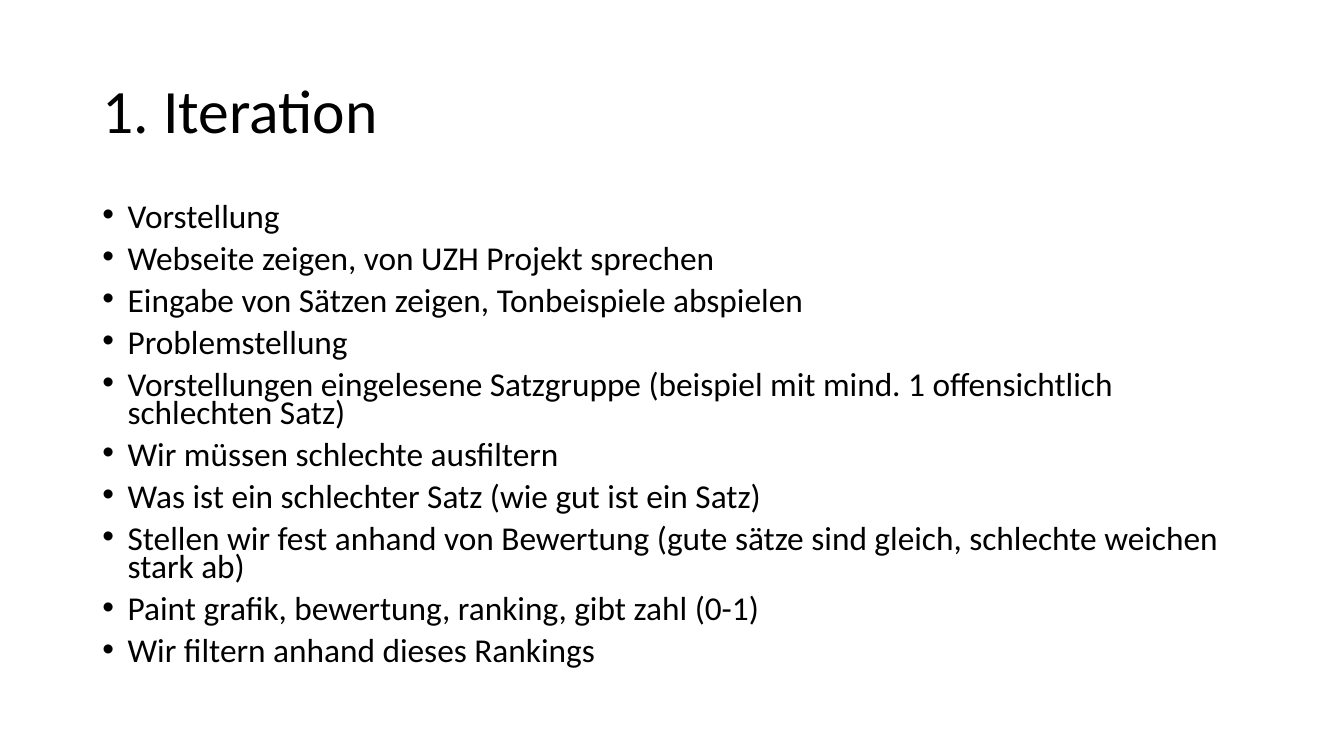
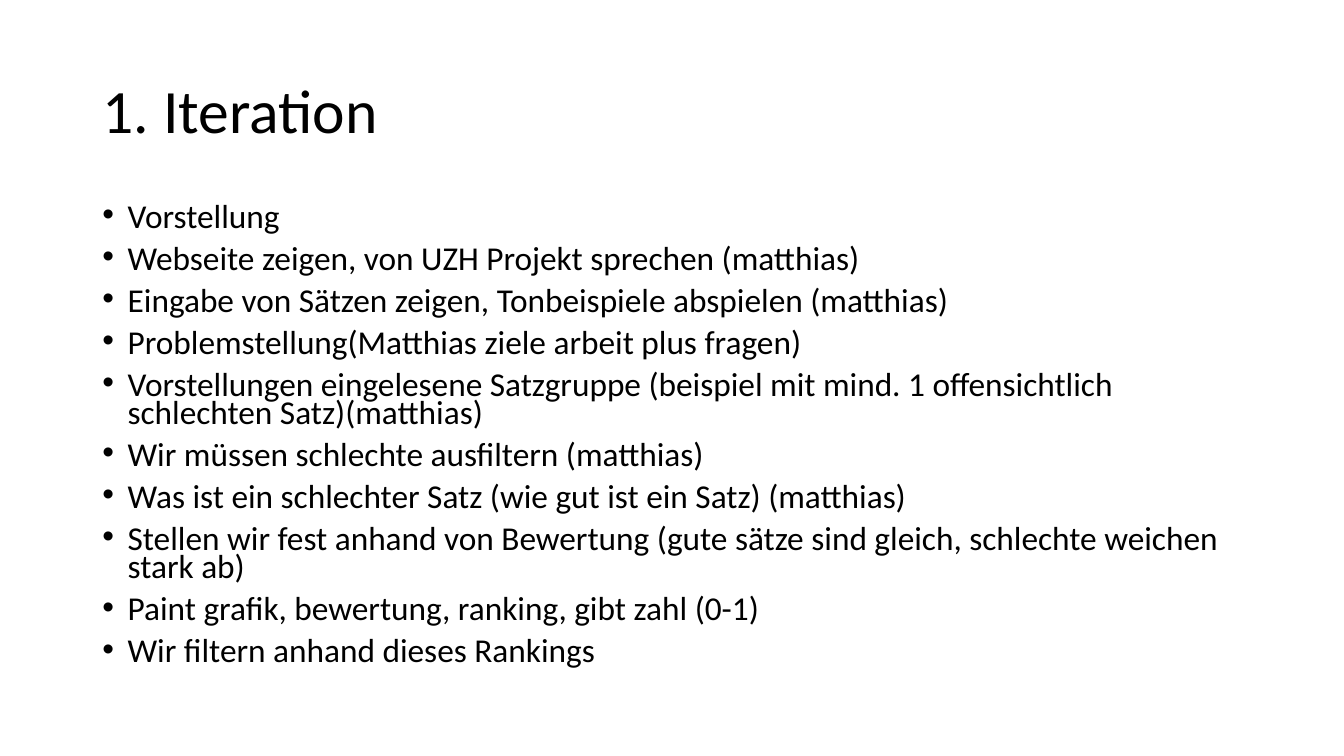
Before and after one commit to 837/ip5-nlp-ch, a slide deck: slide 3 of doc/IP5_Präsentation.pptx. Drawn at 1344x756 pixels with LibreOffice and Linux fonts; fonts in the diff are those of the drawing. Boxes give left, top, right and bottom in pixels: in the first picture for what was removed or moved away, otherwise in the second. Text is boxed around its words. In the diff, an @@ line names an element or a change of style, - is before the commit and + after.

Commit message:
update

```diff
--- a/doc/IP5_Präsentation.pptx
+++ b/doc/IP5_Präsentation.pptx
@@ text at [128, 246, 1113, 514]: text changed @@
-• Webseite zeigen, von UZH Projekt sprechen
-• Eingabe von Sätzen zeigen, Tonbeispiele abspielen
-• Problemstellung
-• Vorstellungen eingelesene Satzgruppe (beispiel mit mind. 1 offensichtlich schlechten Satz)
-• Wir müssen schlechte ausfiltern
-• Was ist ein schlechter Satz (wie gut ist ein Satz)
+• Webseite zeigen, von UZH Projekt sprechen (matthias)
+• Eingabe von Sätzen zeigen, Tonbeispiele abspielen (matthias)
+• Problemstellung(Matthias ziele arbeit plus fragen)
+• Vorstellungen eingelesene Satzgruppe (beispiel mit mind. 1 offensichtlich schlechten Satz)(matthias)
+• Wir müssen schlechte ausfiltern (matthias)
+• Was ist ein schlechter Satz (wie gut ist ein Satz) (matthias)
```
